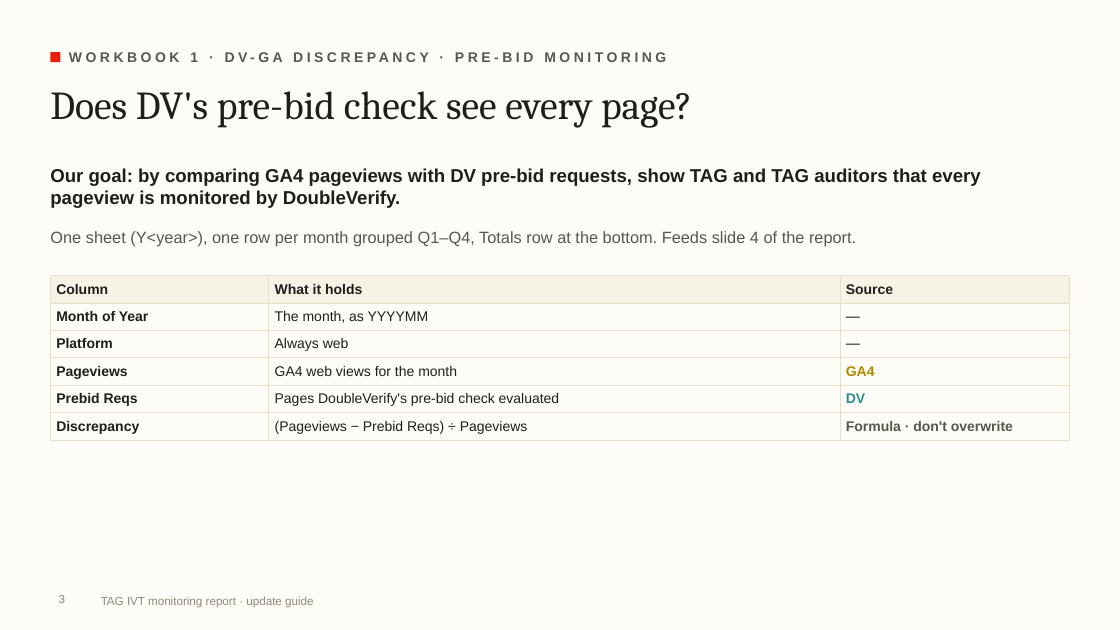
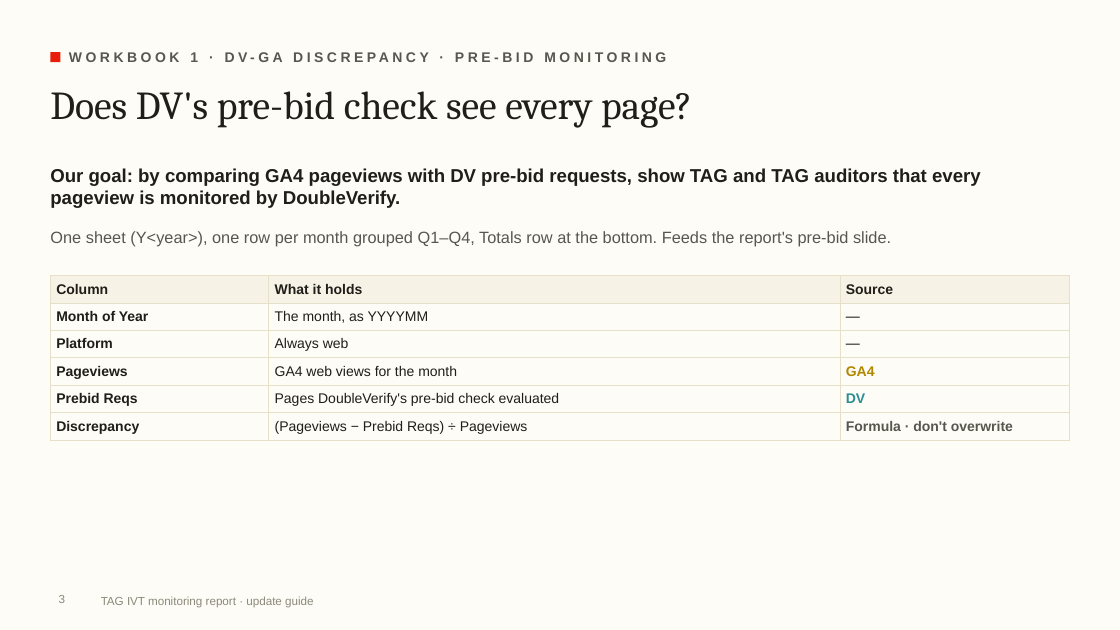
Before and after one commit to rogerhirano-nw/yield-dashboard, a slide deck: slide 3 of docs/TAG_IVT_Report_Update_Guide.pptx. Drawn at 1120x630 pixels with LibreOffice and Linux fonts; fonts in the diff are those of the drawing; background and template pictures are left out. Boxes give left, top, right and bottom in pixels: in the first picture for what was removed or moved away, otherwise in the second. Text is boxed around its words. In the diff, an @@ line names an element or a change of style, - is before the commit and + after.

```diff
--- a/docs/TAG_IVT_Report_Update_Guide.pptx
+++ b/docs/TAG_IVT_Report_Update_Guide.pptx
@@ text at (50, 231, 891, 246): text changed @@
-One sheet (Y<year>), one row per month grouped Q1–Q4, Totals row at the bottom. Feeds slide 4 of the report.
+One sheet (Y<year>), one row per month grouped Q1–Q4, Totals row at the bottom. Feeds the report's pre-bid slide.
```
Also in this commit, not shown: 6 other slides changed, 1 other file.
